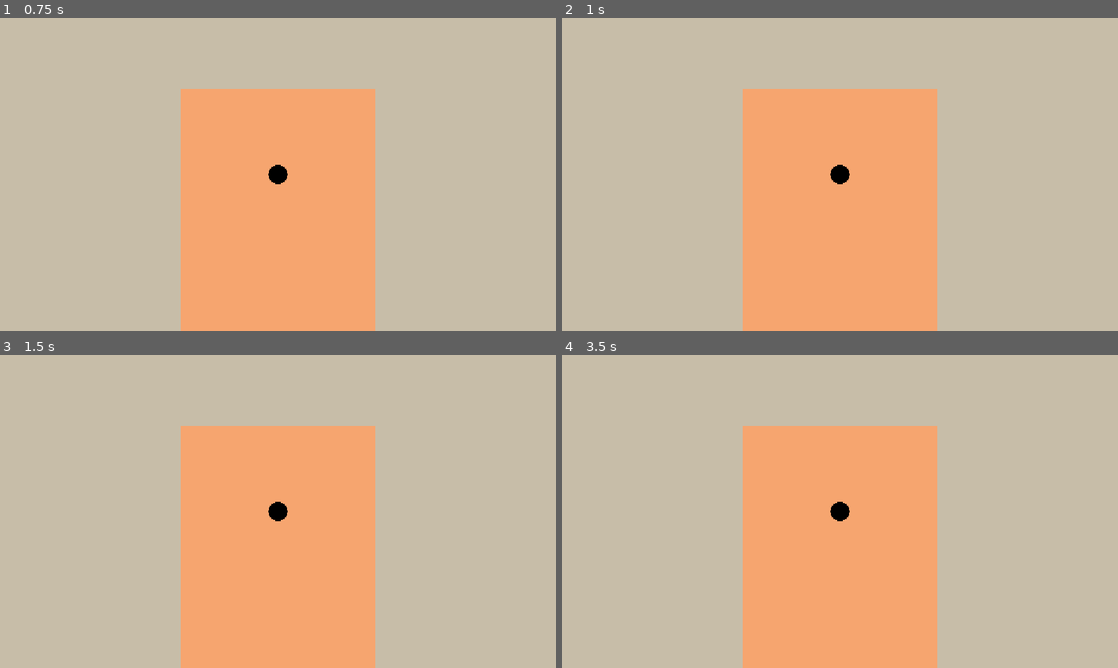
Above: before the commit, frames 1-4 (two rows, left to right).
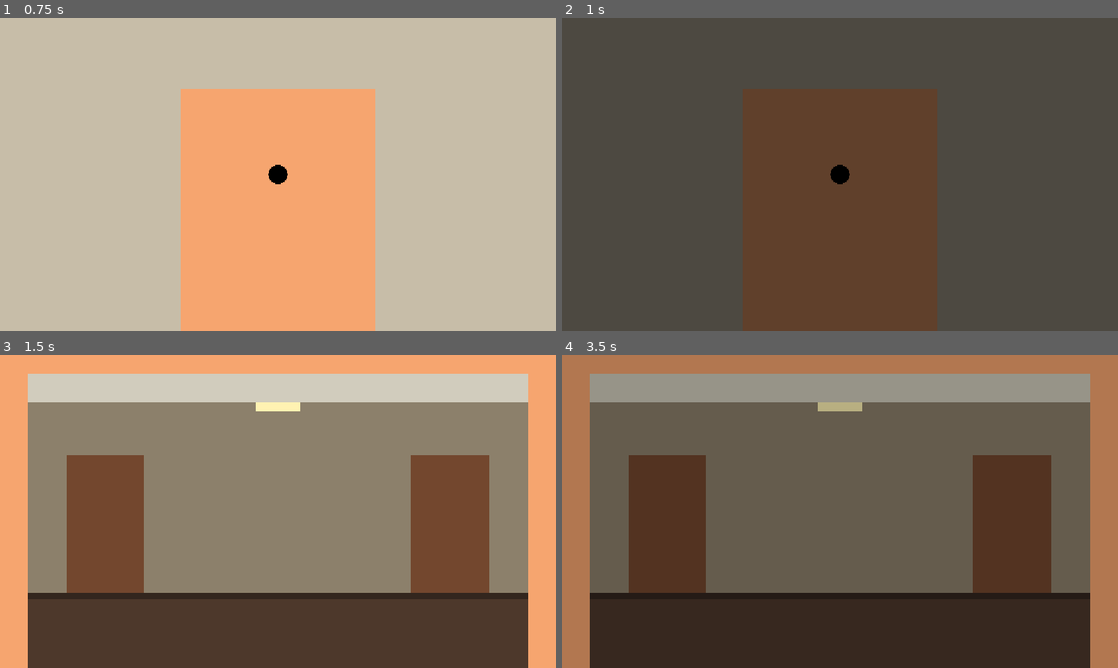
Above: after the commit, the same moments.

Repository: lvntszcs/hunjam26
Game: Godot game, scene res://scenes/main.tscn
The game is run twice, just before and just after one commit, with the same random seed, the same clock (stepped at 60 frames per second) and the same inputs.
Inputs:
- Up to frame 1 (0.75 s): tap Enter at 0.5 s; hold K (knock) from 0.53 s (still down)
- Up to frame 2 (1 s): keep holding K (knock); tap Space (open_door) at 0.8 s
- Up to frame 3 (1.5 s): release K (knock) at 1.28 s; hold S (step_back) from 1.28 s (still down); tap Space (open_door) at 1.35 s
- Up to frame 4 (3.5 s): tap K (knock) at 1.55, 2.85 s; tap Space (open_door) at 2, 2.3 s; release S (step_back) at 2.03 s; hold W (approach) 2.03-2.78 s; tap Enter at 2.75 s

Frame 1 is identical in both runs. In frame 2, 100% of the frame differs, in the area x 0-100%, y 0-100%; in frame 3, 92%; in frame 4, 100%.

Commit message:
allapotgepek szeparacioja, eletero

Diff:
--- a/project.godot
+++ b/project.godot
@@ -49,6 +49,7 @@
 knock={
 "deadzone": 0.2,
 "events": [Object(InputEventKey,"resource_local_to_scene":false,"resource_name":"","device":-1,"window_id":0,"alt_press …(192 unchanged characters)…
+, Object(InputEventJoypadButton,"resource_local_to_scene":false,"resource_name":"","device":-1,"button_index":0,"pressure":0.0,"pressed":false,"script":null)
 ]
 }
 
--- a/scripts/main.gd
+++ b/scripts/main.gd
@@ -1,7 +1,10 @@
 extends Control
 
-enum State { FAR, MOVING, PEEKING, OPEN, KNOCKING }
+enum State { FAR, MOVING, PEEKING, OPEN }
+enum Outer_phase {IDLE, KNOCKING}
 var state := State.FAR
+var phase := Outer_phase.IDLE
+var outer_hp := 3
 
 ## Ki lehet-e nyitni az ajtót a szoba közepéről (messziről).
 @export var can_open_from_far := true
@@ -36,25 +39,30 @@
 	if event.is_action_pressed("open_door"):
 		if (state == State.FAR and can_open_from_far) \
 				or (state == State.PEEKING and can_open_from_peephole):
-			open_door()
+					if (phase == Outer_phase.KNOCKING):
+						health_reduce(outer_hp)
+						print("Elkapva")
+					elif (phase == Outer_phase.IDLE):
+						print("Pranked")
+					open_door()
 	if event.is_action_pressed("approach") and state == State.FAR:
 		enter_peephole()
 	if event.is_action_pressed("step_back") and state == State.PEEKING:
 		exit_peephole()
 	if event.is_action_pressed("knock") and not event.is_echo():
 		release_timer.stop()
-		if state != State.KNOCKING:
-			state = State.KNOCKING
-			print("KNOCKING")
+		if phase != Outer_phase.KNOCKING:
+			phase = Outer_phase.KNOCKING
+			print("Outer-KNOCKING")
 	if event.is_action_released("knock"):
-		if state == State.KNOCKING:
+		if phase == Outer_phase.KNOCKING:
 			release_timer.start(release_delay)
 
 
 func _knock_release_timer():
-	if state == State.KNOCKING and not Input.is_action_pressed("knock"):
-		state = State.FAR
-		print("IDLE")
+	if phase == Outer_phase.KNOCKING and not Input.is_action_pressed("knock"):
+		phase = Outer_phase.IDLE
+		print("Outer-IDLE")
 
 func enter_peephole():
 	state = State.MOVING
@@ -97,3 +105,6 @@
 	var t = create_tween()
 	t.tween_property(black, "modulate:a", alpha, time)
 	await t.finished
+
+func health_reduce(health : int):
+	health -= 1
